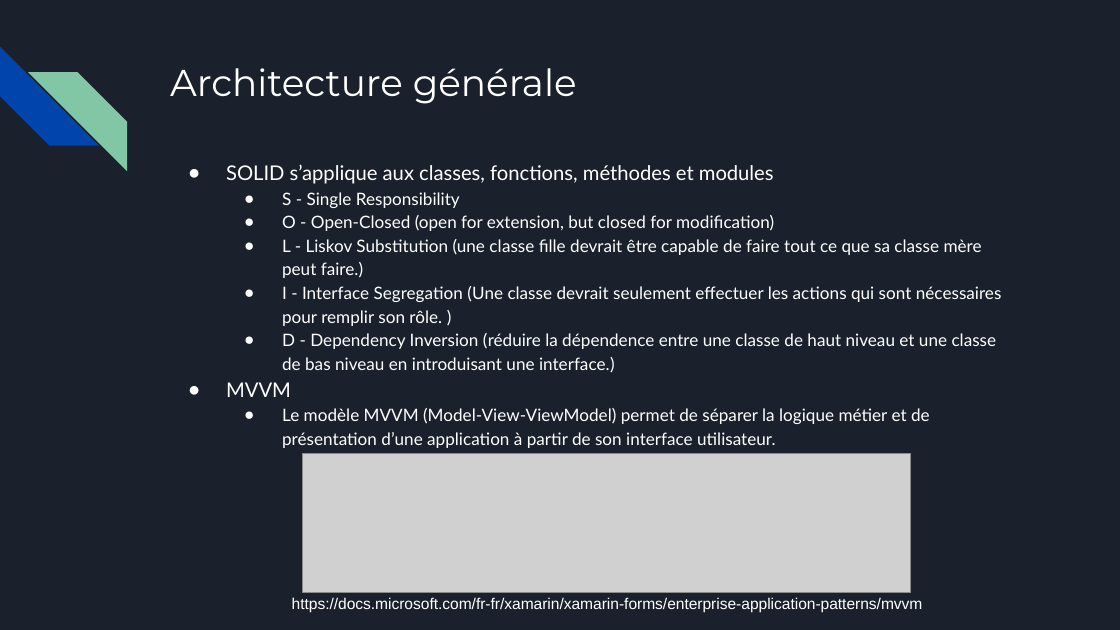
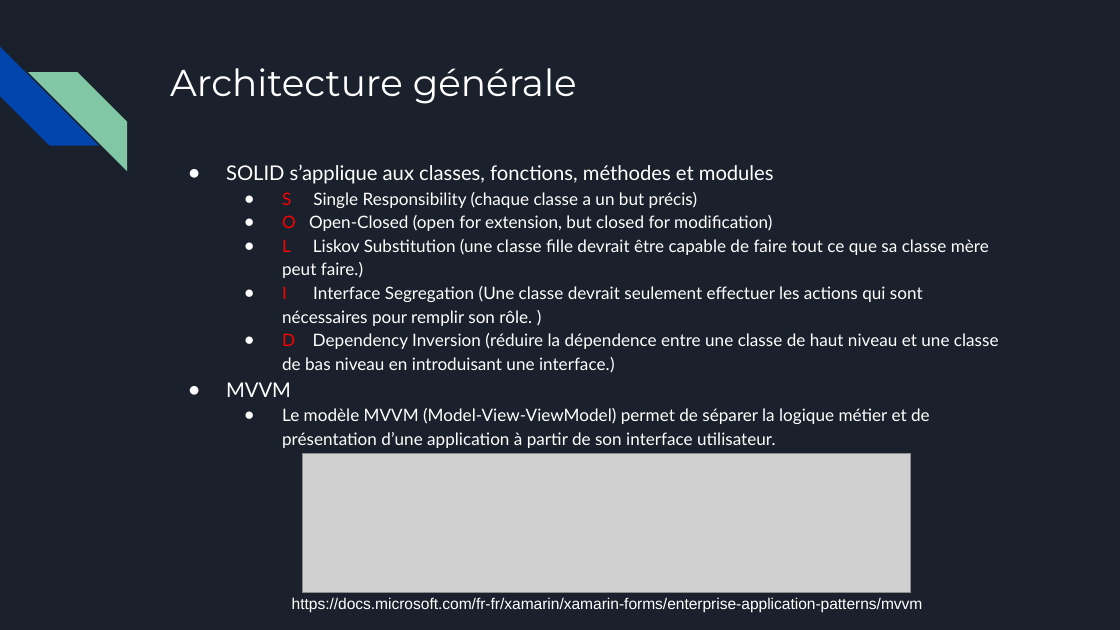
Before and after one commit to mofobo/food-scanner, a slide deck: slide 3 of presentation/food-scanner.pptx (slide 4 before the commit). Drawn at 1120x630 pixels with LibreOffice and Linux fonts; fonts in the diff are those of the drawing; grey boxes stand for pictures. Boxes give left, top, right and bottom in pixels: in the first picture for what was removed or moved away, otherwise in the second. Text is boxed around its words. In the diff, an @@ line names an element or a change of style, - is before the commit and + after.

```diff
--- a/presentation/food-scanner.pptx
+++ b/presentation/food-scanner.pptx
@@ text at [282, 192, 999, 373]: text changed @@
-  ● S - Single Responsibility
-  ● O - Open-Closed (open for extension, but closed for modification)
-  ● L - Liskov Substitution (une classe fille devrait être capable de faire tout ce que sa classe mère peut faire.)
-  ● I - Interface Segregation (Une classe devrait seulement effectuer les actions qui sont nécessaires pour remplir son rôle. )
-  ● D - Dependency Inversion (réduire la dépendence entre une classe de haut niveau et une classe de bas niveau en introduisant une interface.)
+  ● S Single Responsibility (chaque classe a un but précis)
+  ● O Open-Closed (open for extension, but closed for modification)
+  ● L Liskov Substitution (une classe fille devrait être capable de faire tout ce que sa classe mère peut faire.)
+  ● I Interface Segregation (Une classe devrait seulement effectuer les actions qui sont nécessaires pour remplir son rôle. )
+  ● D Dependency Inversion (réduire la dépendence entre une classe de haut niveau et une classe de bas niveau en introduisant une interface.)
```
Also in this commit, not shown: 5 other slides changed, 2 slides removed.
